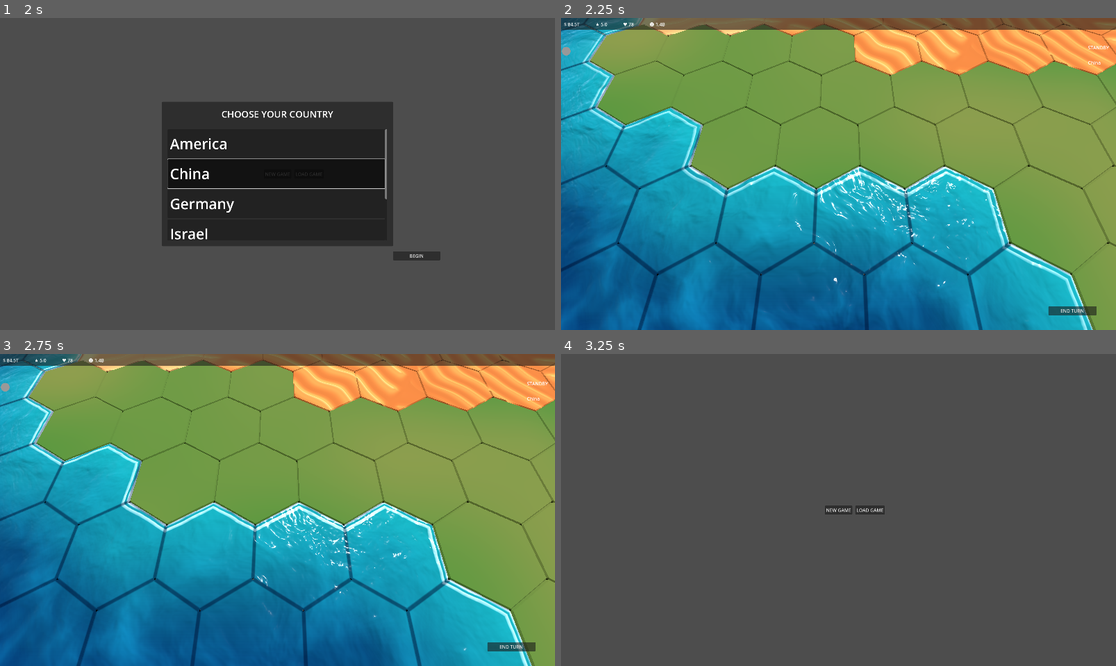
Above: before the commit, frames 1-4 (two rows, left to right).
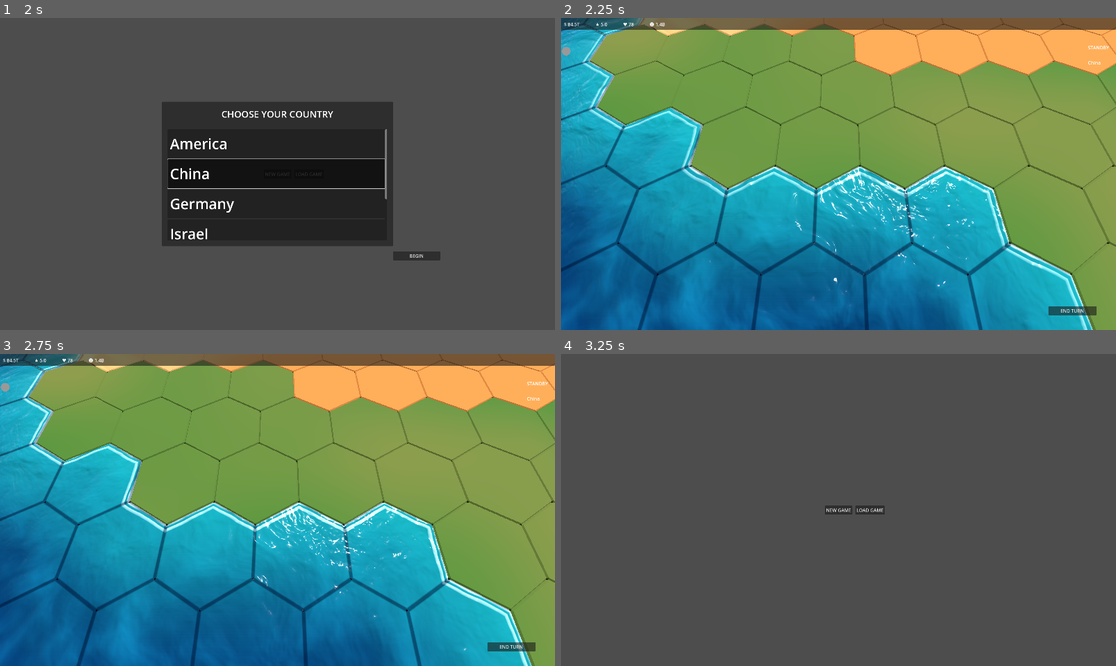
Above: after the commit, the same moments.

Repository: Bigfeta1/Political-Sim
Game: Godot game, scene res://Scenes/main_scene.tscn
Same seed, same stepped clock (60 frames per second), same inputs: the game is played once before the commit and once after it.
Inputs (mouse positions are in pixels of both pictures, inside the frame that each line leads up to):
- Up to frame 1 (2 s): click "NEW GAME" at 0.5 s; click "NEW GAME" at 1.25 s
- Up to frame 2 (2.25 s): click "BEGIN" at 2 s
- Up to frame 3 (2.75 s): no input
- Up to frame 4 (3.25 s): tap Enter at 2.75 s; move the mouse to (960, 494) at 2.77 s; hold D from 2.78 s (still down); tap Backspace at 2.85 s; click (960, 494) at 2.92 s

Frame 1 is identical in both runs. In frame 2, 3.0% of the frame differs, in the area x 16-100%, y 0-19%; in frame 3, 3.0%; in frame 4, nothing differs.

Commit message:
better africa

Diff:
--- a/Assets/Shaders/desert_tile.gdshader
+++ b/Assets/Shaders/desert_tile.gdshader
@@ -46,10 +46,15 @@
 uniform float region_wave_scale = 2.5;
 
 uniform sampler2D desert_ergs : filter_nearest, repeat_disable;
-uniform float erg_scale = 0.2;
-uniform float erg_turn = 0.8;
-uniform float erg_blend = 0.12;
-uniform float erg_coverage = 0.6;
+uniform float erg_height = 0.35;
+uniform float erg_floor_tone = 0.35;
+uniform float draa_frequency = 0.3;
+uniform float draa_width = 0.65;
+uniform float draa_meander = 1.2;
+uniform float draa_segment_scale = 0.15;
+uniform float superposed_share = 0.25;
+uniform float superposed_turn = 0.35;
+uniform float superposed_meander = 0.25;
 
 varying vec3 world_position;
 
@@ -123,55 +128,45 @@
 	return mix(ramp * (2.0 - ramp), ramp * ramp, crest_sharpness);
 }
 
-float field_shape(vec2 point, vec2 wind, float frequency, float coverage) {
+float field_shape(vec2 point, vec2 wind, float frequency, float coverage, float meander_strength) {
 	vec2 wind_space = to_wind_space(point, wind);
-	float meander = (fbm(vec2(wind_space.y * 0.35, wind_space.x * 0.12)) - 0.5) * 2.0 * dune_meander;
+	float meander = (fbm(vec2(wind_space.y * 0.35, wind_space.x * 0.12)) - 0.5) * 2.0 * meander_strength;
 	float phase = fract((wind_space.x + meander) * frequency);
 	float amplitude = mix(coverage, 1.0, smoothstep(0.2, 0.5, fbm(point * 0.25 + vec2(7.1, 2.9))));
 	return dune_profile(phase) * amplitude;
 }
 
-float erg_cell(vec2 point, out vec2 nearest_site) {
-	vec2 scaled = point * erg_scale;
-	vec2 cell = floor(scaled);
-	vec2 local = fract(scaled);
-	float nearest = 8.0;
-	float second = 8.0;
-	nearest_site = cell;
-
-	for (int y = -1; y <= 1; y++) {
-		for (int x = -1; x <= 1; x++) {
-			vec2 offset = vec2(float(x), float(y));
-			float distance_to_site = length(offset + hash2(cell + offset + vec2(71.0, 29.0)) - local);
-			if (distance_to_site < nearest) {
-				second = nearest;
-				nearest = distance_to_site;
-				nearest_site = cell + offset;
-			} else if (distance_to_site < second) {
-				second = distance_to_site;
-			}
-		}
-	}
-	return second - nearest;
-}
-
-float erg_field(vec2 point, vec2 wind, float frequency, vec2 site) {
-	float angle = (hash(site + vec2(3.0, 91.0)) - 0.5) * 2.0 * erg_turn;
-	float erg_frequency = frequency * mix(0.8, 1.25, hash(site + vec2(53.0, 7.0)));
-	return field_shape(point, rotate(wind, angle), erg_frequency, erg_coverage);
+float draa_profile(float ridge) {
+	float ramp = ridge < windward_share ? ridge / windward_share : (1.0 - ridge) / (1.0 - windward_share);
+	return smoothstep(0.0, 1.0, ramp);
+}
+
+float draa_shape(vec2 point, vec2 wind, out float flank) {
+	vec2 wind_space = to_wind_space(point, wind);
+	float bend = (fbm(vec2(wind_space.y * 0.12, wind_space.x * 0.05)) - 0.5) * 2.0 * draa_meander;
+	float along = (wind_space.x + bend) * draa_frequency;
+	float ridge_index = floor(along);
+	float ridge = clamp(fract(along) / draa_width, 0.0, 1.0);
+
+	float segment = smoothstep(0.35, 0.6, value_noise(vec2(wind_space.y * draa_segment_scale, ridge_index * 7.3)));
+	float height = mix(0.6, 1.0, value_noise(vec2(wind_space.y * draa_segment_scale * 0.5, ridge_index * 7.3 + 50.0)));
+
+	flank = smoothstep(0.05, 0.2, ridge) * (1.0 - smoothstep(windward_share - 0.2, windward_share - 0.05, ridge)) * segment;
+	return draa_profile(ridge) * segment * height;
 }
 
 float erg_shape(vec2 point, vec2 wind, float frequency) {
-	vec2 site;
-	float border = smoothstep(0.0, erg_blend, erg_cell(point, site));
-	return erg_field(point, wind, frequency, site) * border;
+	float flank;
+	float draa = draa_shape(point, wind, flank);
+	float superposed = field_shape(point, rotate(wind, superposed_turn), frequency, 1.0, superposed_meander);
+	return draa * (1.0 - superposed_share) + superposed * flank * superposed_share;
 }
 
 float dune_shape(vec2 point, vec2 wind, float frequency, float ergs) {
 	if (ergs > 0.5) {
 		return erg_shape(point, wind, frequency);
 	}
-	return field_shape(point, wind, frequency, 0.0);
+	return field_shape(point, wind, frequency, 0.0, dune_meander);
 }
 
 float ripple_shape(vec2 point, vec2 wind) {
@@ -180,7 +175,7 @@
 }
 
 float surface_height(vec2 point, vec2 wind, float frequency, float ergs, float sand, float ripple_fade) {
-	float dunes = dune_shape(point, wind, frequency, ergs) * dune_height;
+	float dunes = dune_shape(point, wind, frequency, ergs) * (ergs > 0.5 ? erg_height : dune_height);
 	float ripples = ripple_shape(point, wind) * ripple_height * ripple_fade;
 	return (dunes + ripples) * sand;
 }
@@ -292,7 +287,9 @@
 	float crack = crack_distance(point * crack_scale);
 	float crack_blur = fwidth(crack);
 	float crack_line = 1.0 - smoothstep(crack_width - crack_blur, crack_width + crack_blur, crack);
-	vec3 desert_albedo = style_albedo(point, dune_shape(point, wind, frequency, chosen_ergs), rock, tint, crack_line);
+	float dune = dune_shape(point, wind, frequency, chosen_ergs);
+	float dune_tone = chosen_ergs > 0.5 ? mix(erg_floor_tone, 1.0, dune) : dune;
+	vec3 desert_albedo = style_albedo(point, dune_tone, rock, tint, crack_line);
 
 	vec2 grain = point * sparkle_scale;
 	vec2 grain_cell = floor(grain);
Not shown, changed: docs/onboarding.md
